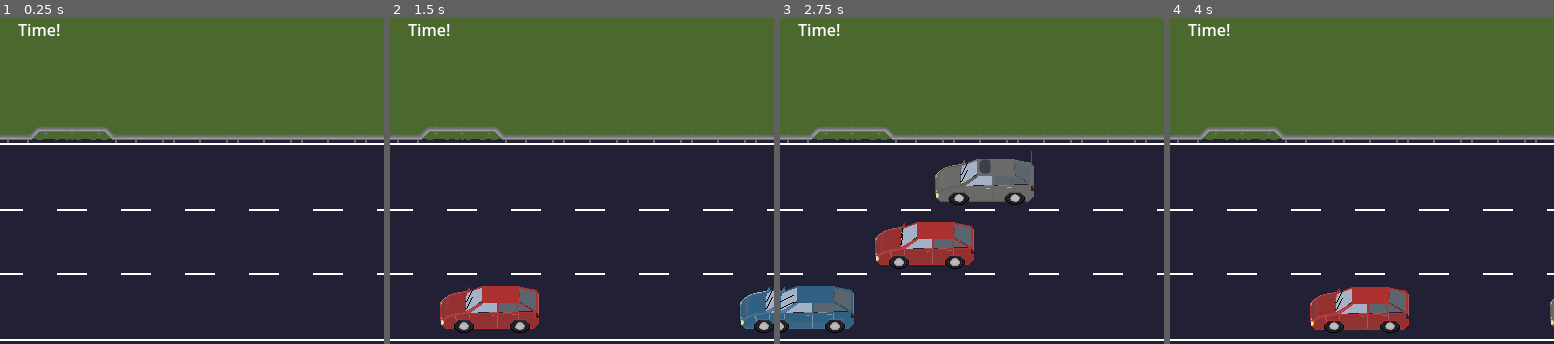
Above: before the commit, frames 1-4 (left to right).
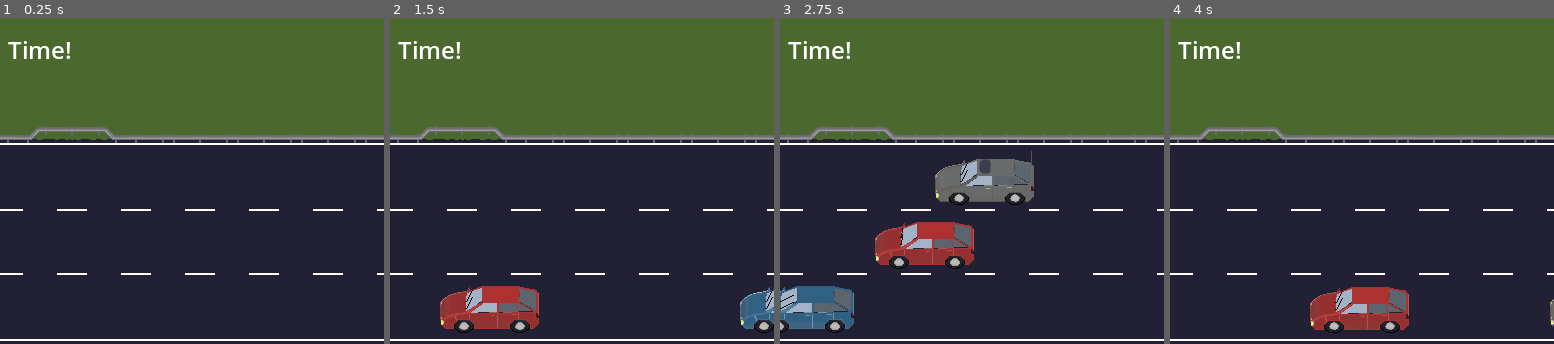
Above: after the commit, the same moments.

Repository: Pedro-T/deer-in-the-headlights
Game: Godot game, scene res://Main.tscn
The game is run twice, just before and just after one commit, with the same random seed, the same clock (stepped at 60 frames per second) and the same inputs.
Inputs:
- Up to frame 1 (0.25 s): no input
- Up to frame 2 (1.5 s): hold D (move_right) 0.53-1.28 s; hold S (move_down) from 1.28 s (still down)
- Up to frame 3 (2.75 s): release S (move_down) at 2.03 s; hold D (move_right) from 2.03 s (still down)
- Up to frame 4 (4 s): release D (move_right) at 2.78 s; hold W (move_up) 2.78-3.53 s; hold A (move_left) from 3.53 s (still down)
The pictures show only the part of the screen within x 45-95%, y 0-50%; the shares and areas given below are measured in that part.

The runs differ from the first frame. In frame 1, 0.6% of the frame differs, in the area x 2-19%, y 1-13%; in frame 2, 0.6%; in frame 3, 0.6%; in frame 4, 0.6%.

Commit message:
add timer and display label to game manager / main scene

Diff:
--- /dev/null
+++ b/deer-in-the-headlights/GameTimer.tscn
@@ -0,0 +1,3 @@
+[gd_scene format=3 uid="uid://b0x3vsddvg7ab"]
+
+[node name="GameTimer" type="Node"]
--- a/deer-in-the-headlights/Main.tscn
+++ b/deer-in-the-headlights/Main.tscn
@@ -15,6 +15,9 @@
 [sub_resource type="RectangleShape2D" id="RectangleShape2D_fos0i"]
 resource_local_to_scene = true
 size = Vector2(312, 20)
+
+[sub_resource type="LabelSettings" id="LabelSettings_lgr22"]
+font_size = 24
 
 [node name="Main" type="Node"]
 script = ExtResource("1_uu6xs")
@@ -91,11 +94,13 @@
 
 [node name="ForegroundRenderOver" type="TileMapLayer" parent="Stage"]
 
-[node name="TimeLeftLabel" type="Label" parent="."]
+[node name="InfoLabel" type="Label" parent="."]
 offset_right = 768.0
-offset_bottom = 23.0
+offset_bottom = 64.0
 text = "Time!"
+label_settings = SubResource("LabelSettings_lgr22")
 horizontal_alignment = 1
+vertical_alignment = 1
 
 [editable path="Stage/WorldColliders/NoGoArea"]
 [editable path="Stage/WorldColliders/NoGoArea2"]
--- a/deer-in-the-headlights/game_manager.gd
+++ b/deer-in-the-headlights/game_manager.gd
@@ -1,6 +1,8 @@
 extends Node
 
 var vehicle_spawner: VehicleSpawnController
+var game_timer: Timer
+var info_label: Label
 
 func start() -> void:
     vehicle_spawner.start()
--- a/deer-in-the-headlights/main.gd
+++ b/deer-in-the-headlights/main.gd
@@ -2,4 +2,6 @@
 
 func _ready() -> void:
     GameManager.vehicle_spawner = $Stage/VehicleContainer/VehicleSpawnController
+    GameManager.info_label = $InfoLabel
+    GameManager.game_timer = $GameTimer
     GameManager.start()
Not shown: 1 places in deer-in-the-headlights/Main.tscn that only renumber resources
